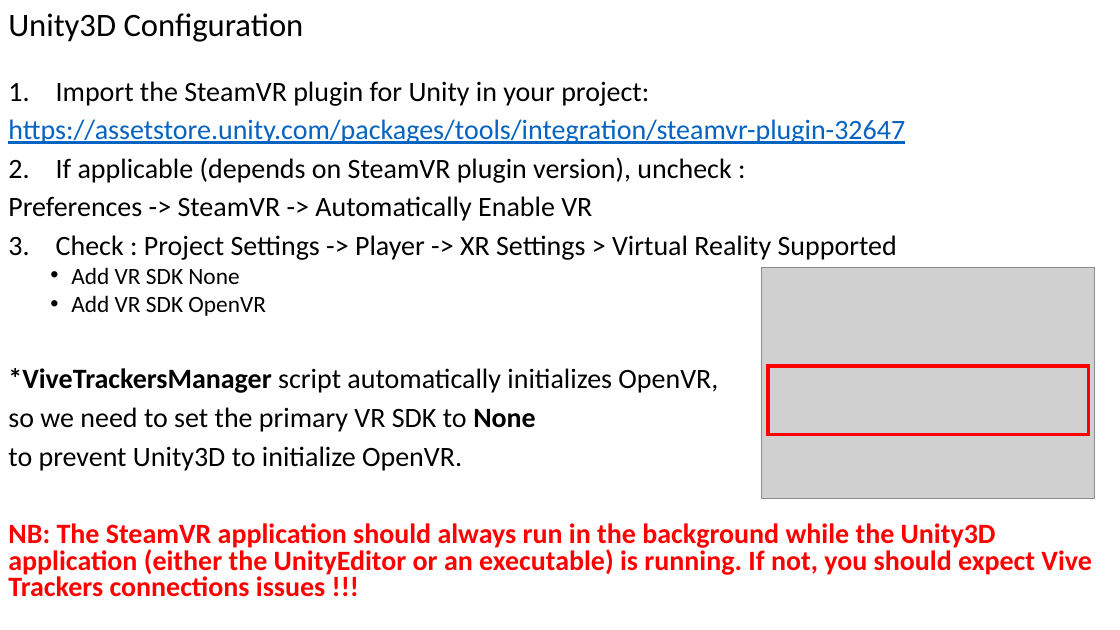
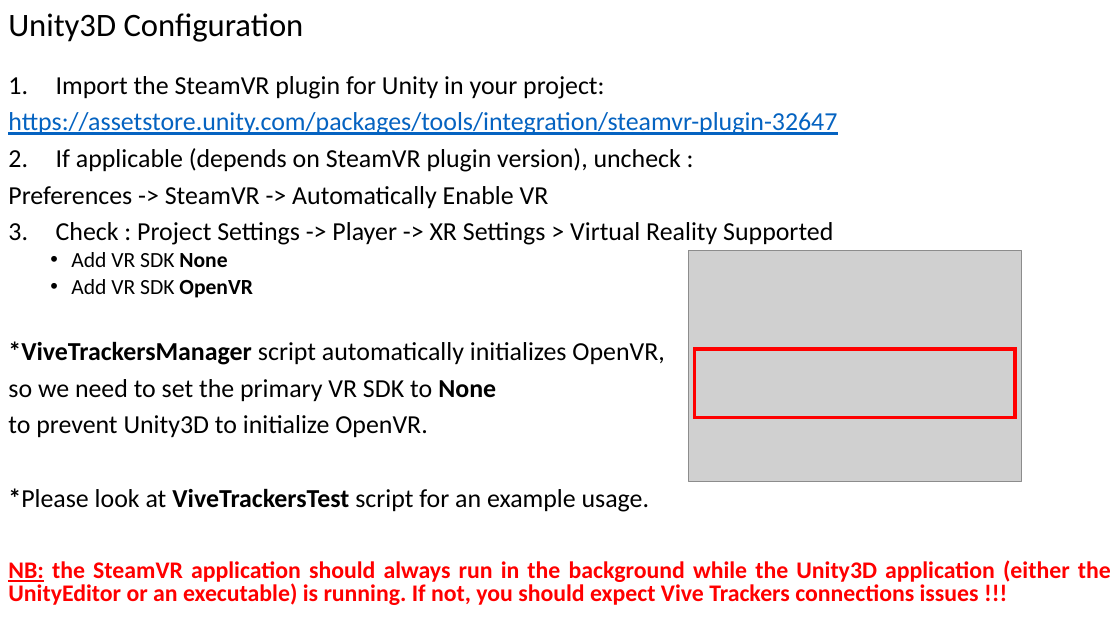
Before and after one commit to ebadier/ViveTrackers, a slide deck: slide 2 of Doc/ViveTrackersDocumentation.pptx. Drawn at 1120x630 pixels with LibreOffice and Linux fonts; fonts in the diff are those of the drawing; grey boxes stand for pictures. Boxes give left, top, right and bottom in pixels: in the first picture for what was removed or moved away, otherwise in the second. Text is boxed around its words. In the diff, an @@ line names an element or a change of style, - is before the commit and + after.

```diff
--- a/Doc/ViveTrackersDocumentation.pptx
+++ b/Doc/ViveTrackersDocumentation.pptx
@@ text at (8,76,837,438): size 24 to 22.2 pt in "Import the SteamVR plugin for Unity in ...", "https://assetstore.unity.com/packages/tools/integration/stea ...", "If applicable (depends on SteamVR plugin version), ...", "Preferences -> SteamVR -> Automatically Enable VR" and 4 more places; size 20 to 18.5 pt in "Add VR SDK None", "Add VR SDK OpenVR"; bold on in "None", "OpenVR" @@
@@ picture: place and size @@
-picture at (762,267,1095,497)
+picture at (689,250,1022,481)
@@ rectangle: place and size @@
-rectangle at (768,366,1089,435)
+rectangle at (695,349,1016,418)
@@ text at (8,488,1111,605): text changed; size 24 to 20.4 pt @@
-NB: The SteamVR application should always run in the background while the Unity3D application (either the UnityEditor or an executable) is running. If not, you should expect Vive Trackers connections issues !!!
+*Please look at ViveTrackersTest script for an example usage.
+NB: the SteamVR application should always run in the background while the Unity3D application (either the UnityEditor or an executable) is running. If not, you should expect Vive Trackers connections issues !!!
```
Also in this commit, not shown: 2 other slides changed, 1 slide added, 9 other files.
